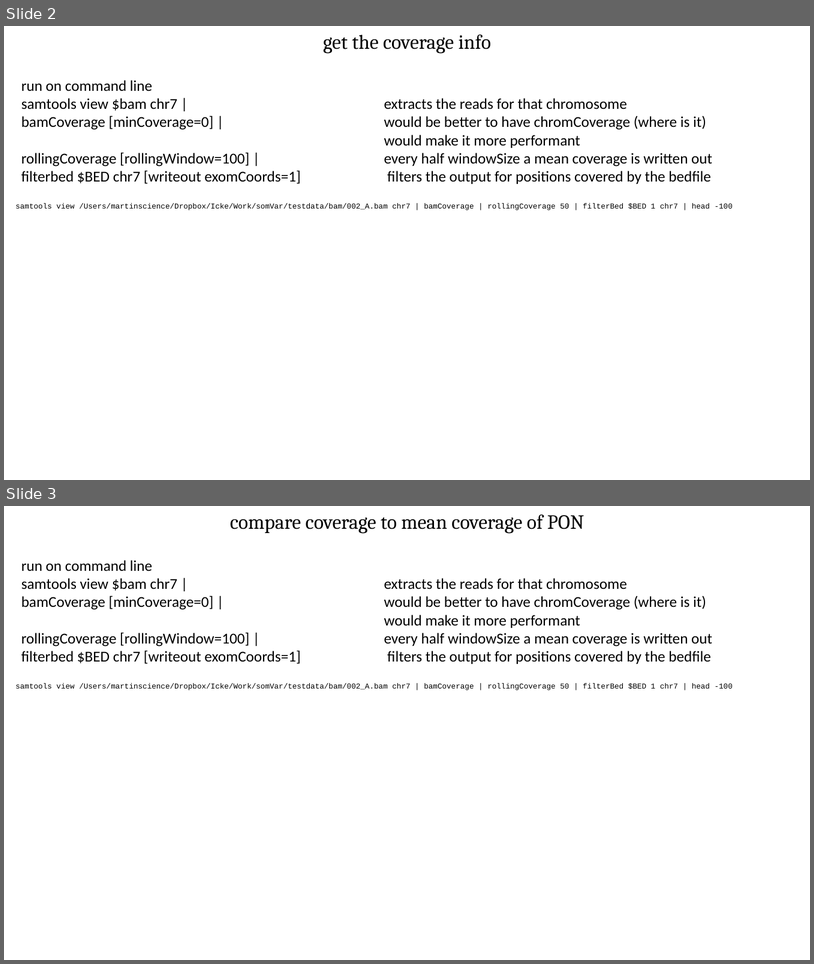
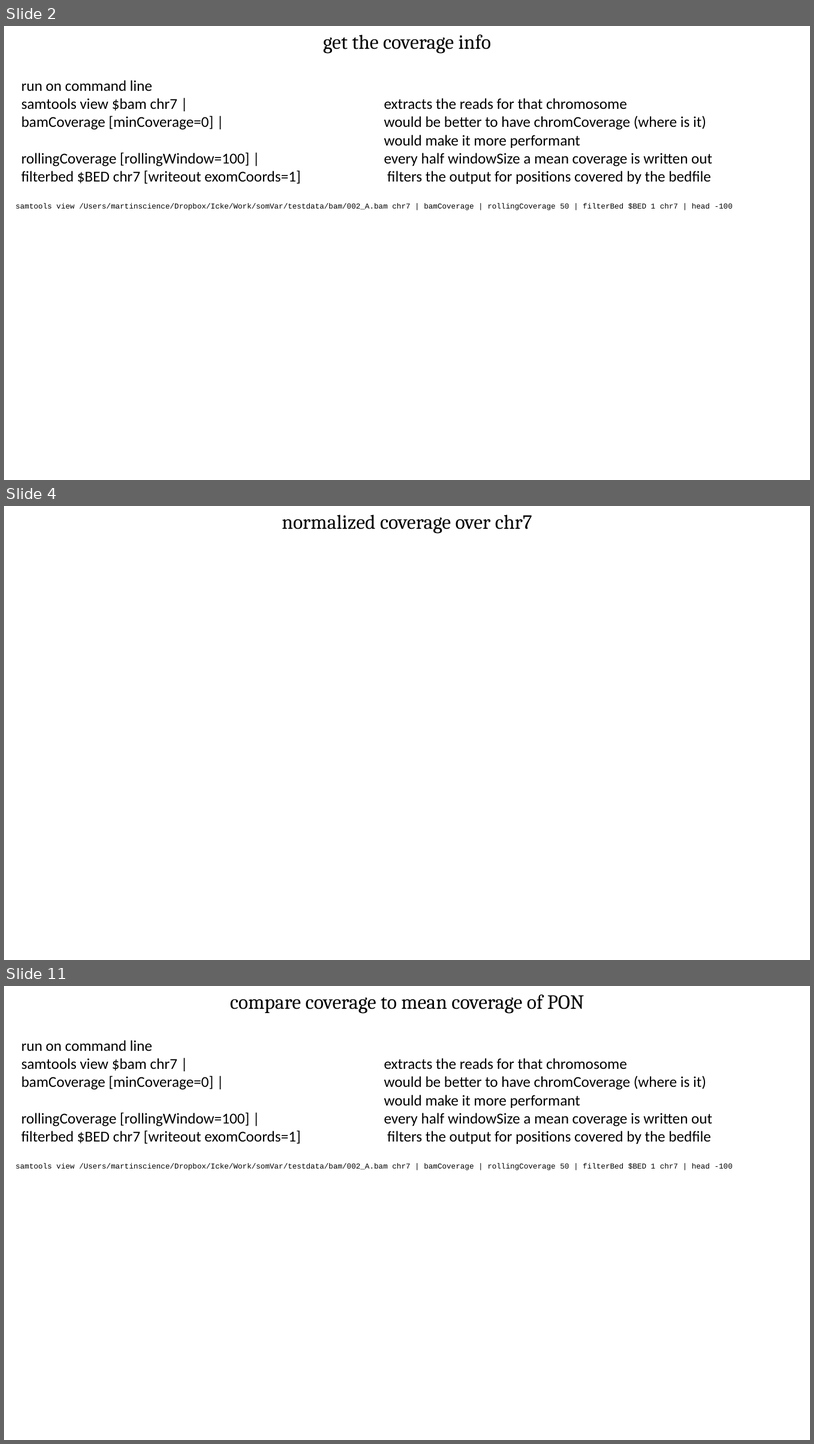
Before and after one commit to Mar111tiN/myCNV, a slide deck: info/CNVsteps.pptx. Shown one above the other, each under a label of ours: slides 2 and 3 before the commit, slides 2, 4 and 11 after it; the slides between them are not shown. The pictures are 814x964 and 814x1444 pixels, drawn with LibreOffice and Linux fonts; fonts in the diff are those of the drawing; background and template pictures are left out. Boxes give left, top, right and bottom in pixels: in the first picture for what was removed or moved away, otherwise in the second. Text is boxed around its words. In the diff, an @@ line names an element or a change of style, - is before the commit and + after.

```diff
--- a/info/CNVsteps.pptx
+++ b/info/CNVsteps.pptx
@@ slide 4 added at box(4, 506, 810, 960), background picture (left out) @@
@@ text added at box(282, 514, 533, 534), 24 pt, text #000000 @@
+normalized coverage over chr7
@@ what was slide 3 is now slide 11 @@
```
Also in this commit, not shown: 7 other slides added, 11 other files.
